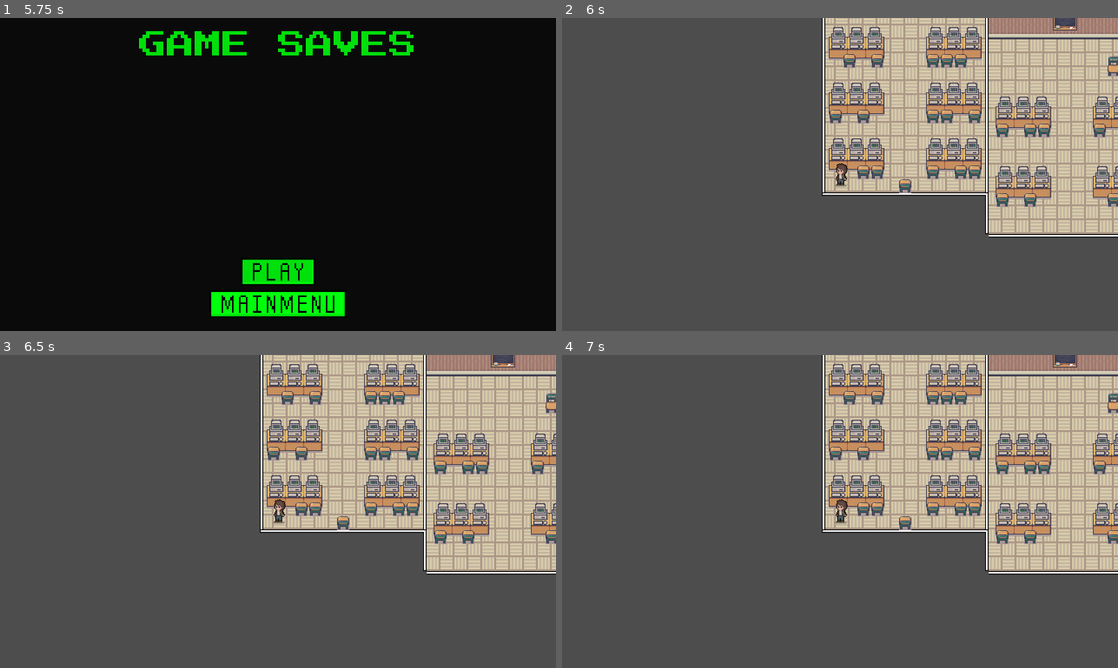
Above: before the commit, frames 1-4 (two rows, left to right).
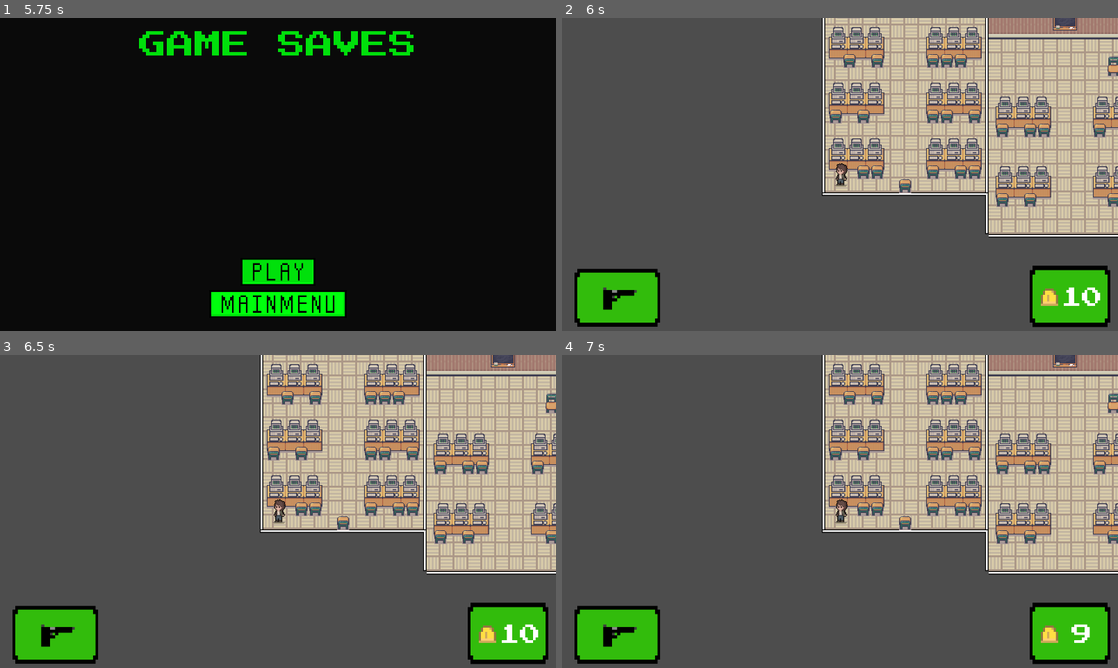
Above: after the commit, the same moments.

Repository: Smitebite/GameDev-Introduction
Game: Godot game, scene res://scenes/main_menu.tscn
Same seed, same stepped clock (60 frames per second), same inputs: the game is played once before the commit and once after it.
Inputs (mouse positions are in pixels of both pictures, inside the frame that each line leads up to):
- Up to frame 1 (5.75 s): click (383, 287) at 0.5 s; click (278, 302) at 1.25 s; click (172, 287) at 2 s; click (278, 302) at 2.75 s; click (278, 271) at 3.5 s; click (278, 302) at 4.25 s; click (278, 271) at 5 s
- Up to frame 2 (6 s): click (840, 271) at 5.75 s
- Up to frame 3 (6.5 s): no input
- Up to frame 4 (7 s): click (617, 639) at 6.52 s

Frame 1 is identical in both runs. In frame 2, 5.6% of the frame differs, in the area x 2-99%, y 79-99%; in frame 3, 5.6%; in frame 4, 5.6%.

Commit message:
nico merge

Diff:
--- a/project.godot
+++ b/project.godot
@@ -18,6 +18,7 @@
 [autoload]
 
 global="*res://scripts/global.gd"
+Music="*res://scenes/music.tscn"
 
 [display]
 
--- /dev/null
+++ b/scenes/HUD.tscn
@@ -0,0 +1,68 @@
+[gd_scene load_steps=6 format=3 uid="uid://b8tdo1asku2m1"]
+
+[ext_resource type="Texture2D" uid="uid://dq0ug7y1bgloy" path="res://assets/ui/weaponbox.png" id="1_4dv7s"]
+[ext_resource type="Texture2D" uid="uid://ql8107a7k50r" path="res://assets/ui/pistol.png" id="2_1v512"]
+[ext_resource type="Texture2D" uid="uid://lxyopiwxda4n" path="res://assets/character/bulletone.png" id="3_1ky5q"]
+[ext_resource type="FontFile" uid="uid://dk8yb3j0hbd1" path="res://PressStart2P-Regular.ttf" id="3_a3rs0"]
+[ext_resource type="Script" path="res://scripts/ammo_count.gd" id="4_86dfb"]
+
+[node name="Hud" type="CanvasLayer"]
+
+[node name="TextureRect" type="TextureRect" parent="."]
+anchors_preset = 2
+anchor_top = 1.0
+anchor_bottom = 1.0
+offset_left = 29.0
+offset_top = -153.0
+offset_right = 226.0
+grow_vertical = 0
+texture = ExtResource("1_4dv7s")
+expand_mode = 5
+
+[node name="TextureButton" type="TextureButton" parent="TextureRect"]
+layout_mode = 0
+offset_left = -4.0
+offset_top = 27.0
+offset_right = 201.0
+offset_bottom = 155.0
+texture_normal = ExtResource("2_1v512")
+stretch_mode = 4
+
+[node name="TextureRect2" type="TextureRect" parent="."]
+anchors_preset = 2
+anchor_top = 1.0
+anchor_bottom = 1.0
+offset_left = 1077.0
+offset_top = -160.0
+offset_right = 1262.0
+offset_bottom = 1.0
+grow_vertical = 0
+texture = ExtResource("1_4dv7s")
+expand_mode = 5
+
+[node name="AmmoCount" type="Label" parent="TextureRect2"]
+layout_mode = 1
+anchors_preset = -1
+anchor_left = 0.102
+anchor_top = 0.188
+anchor_right = 0.973
+anchor_bottom = 0.888
+offset_left = 30.13
+offset_top = -3.268
+offset_right = 10.995
+offset_bottom = 0.0319824
+theme_override_fonts/font = ExtResource("3_a3rs0")
+theme_override_font_sizes/font_size = 48
+text = "0"
+horizontal_alignment = 1
+vertical_alignment = 1
+script = ExtResource("4_86dfb")
+
+[node name="TextureButton" type="TextureButton" parent="TextureRect2"]
+layout_mode = 0
+offset_left = 25.0
+offset_top = 62.0
+offset_right = 81.0
+offset_bottom = 102.0
+texture_normal = ExtResource("3_1ky5q")
+stretch_mode = 4
--- a/scenes/eaton_1.tscn
+++ b/scenes/eaton_1.tscn
@@ -15,6 +15,8 @@
 [ext_resource type="Script" path="res://scripts/shooting_system.gd" id="11_ok7bb"]
 [ext_resource type="Script" path="res://scenes/transition_to_eaton_g_point.gd" id="12_acbro"]
 [ext_resource type="Texture2D" uid="uid://ddjgtkt3dymua" path="res://assets/character/character_walk_pistol.png" id="13_8yuam"]
+[ext_resource type="AudioStream" uid="uid://ci7c5wgdmgbfq" path="res://assets/sounds/pistol_shot.mp3" id="16_4ohlj"]
+[ext_resource type="PackedScene" uid="uid://b8tdo1asku2m1" path="res://scenes/HUD.tscn" id="17_6eru8"]
 
 [sub_resource type="TileSetAtlasSource" id="TileSetAtlasSource_tptof"]
 texture = ExtResource("2_2n0rq")
@@ -4466,6 +4468,122 @@
 "values": [0]
 }
 
+[sub_resource type="Animation" id="Animation_nicbq"]
+resource_name = "Shoot_back_pistol"
+length = 0.4
+loop_mode = 1
+tracks/0/type = "value"
+tracks/0/imported = false
+tracks/0/enabled = true
+tracks/0/path = NodePath("AnimatedSprite2D:animation")
+tracks/0/interp = 1
+tracks/0/loop_wrap = true
+tracks/0/keys = {
+"times": PackedFloat32Array(0),
+"transitions": PackedFloat32Array(1),
+"update": 1,
+"values": [&"Shoot_back_pistol"]
+}
+tracks/1/type = "value"
+tracks/1/imported = false
+tracks/1/enabled = true
+tracks/1/path = NodePath("AnimatedSprite2D:frame")
+tracks/1/interp = 1
+tracks/1/loop_wrap = true
+tracks/1/keys = {
+"times": PackedFloat32Array(0, 0.1, 0.2, 0.3),
+"transitions": PackedFloat32Array(1, 1, 1, 1),
+"update": 1,
+"values": [0, 1, 2, 3]
+}
+
+[sub_resource type="Animation" id="Animation_2kxfj"]
+resource_name = "Shoot_front_pistol"
+length = 0.4
+loop_mode = 1
+tracks/0/type = "value"
+tracks/0/imported = false
+tracks/0/enabled = true
+tracks/0/path = NodePath("AnimatedSprite2D:animation")
+tracks/0/interp = 1
+tracks/0/loop_wrap = true
+tracks/0/keys = {
+"times": PackedFloat32Array(0),
+"transitions": PackedFloat32Array(1),
+"update": 1,
+"values": [&"Shoot_front_pistol"]
+}
+tracks/1/type = "value"
+tracks/1/imported = false
+tracks/1/enabled = true
+tracks/1/path = NodePath("AnimatedSprite2D:frame")
+tracks/1/interp = 1
+tracks/1/loop_wrap = true
+tracks/1/keys = {
+"times": PackedFloat32Array(0, 0.1, 0.2, 0.3),
+"transitions": PackedFloat32Array(1, 1, 1, 1),
+"update": 1,
+"values": [0, 1, 2, 3]
+}
+
+[sub_resource type="Animation" id="Animation_siysa"]
+resource_name = "Shoot_left_pistol"
+length = 0.4
+loop_mode = 1
+tracks/0/type = "value"
+tracks/0/imported = false
+tracks/0/enabled = true
+tracks/0/path = NodePath("AnimatedSprite2D:animation")
+tracks/0/interp = 1
+tracks/0/loop_wrap = true
+tracks/0/keys = {
+"times": PackedFloat32Array(0),
+"transitions": PackedFloat32Array(1),
+"update": 1,
+"values": [&"Shoot_left_pistol"]
+}
+tracks/1/type = "value"
+tracks/1/imported = false
+tracks/1/enabled = true
+tracks/1/path = NodePath("AnimatedSprite2D:frame")
+tracks/1/interp = 1
+tracks/1/loop_wrap = true
+tracks/1/keys = {
+"times": PackedFloat32Array(0, 0.1, 0.2, 0.3),
+"transitions": PackedFloat32Array(1, 1, 1, 1),
+"update": 1,
+"values": [0, 1, 2, 3]
+}
+
+[sub_resource type="Animation" id="Animation_lhehd"]
+resource_name = "Shoot_right_pistol"
+length = 0.4
+loop_mode = 1
+tracks/0/type = "value"
+tracks/0/imported = false
+tracks/0/enabled = true
+tracks/0/path = NodePath("AnimatedSprite2D:animation")
+tracks/0/interp = 1
+tracks/0/loop_wrap = true
+tracks/0/keys = {
+"times": PackedFloat32Array(0),
+"transitions": PackedFloat32Array(1),
+"update": 1,
+"values": [&"Shoot_right_pistol"]
+}
+tracks/1/type = "value"
+tracks/1/imported = false
+tracks/1/enabled = true
+tracks/1/path = NodePath("AnimatedSprite2D:frame")
+tracks/1/interp = 1
+tracks/1/loop_wrap = true
+tracks/1/keys = {
+"times": PackedFloat32Array(0, 0.1, 0.2, 0.3),
+"transitions": PackedFloat32Array(1, 1, 1, 1),
+"update": 1,
+"values": [0, 1, 2, 3]
+}
+
 [sub_resource type="Animation" id="Animation_rj07g"]
 resource_name = "Walk_back"
 length = 0.4
@@ -4814,122 +4932,6 @@
 "values": [0, 0, 1, 1]
 }
 
-[sub_resource type="Animation" id="Animation_siysa"]
-resource_name = "Shoot_left_pistol"
-length = 0.4
-loop_mode = 1
-tracks/0/type = "value"
-tracks/0/imported = false
-tracks/0/enabled = true
-tracks/0/path = NodePath("AnimatedSprite2D:animation")
-tracks/0/interp = 1
-tracks/0/loop_wrap = true
-tracks/0/keys = {
-"times": PackedFloat32Array(0),
-"transitions": PackedFloat32Array(1),
-"update": 1,
-"values": [&"Shoot_left_pistol"]
-}
-tracks/1/type = "value"
-tracks/1/imported = false
-tracks/1/enabled = true
-tracks/1/path = NodePath("AnimatedSprite2D:frame")
-tracks/1/interp = 1
-tracks/1/loop_wrap = true
-tracks/1/keys = {
-"times": PackedFloat32Array(0, 0.1, 0.2, 0.3),
-"transitions": PackedFloat32Array(1, 1, 1, 1),
-"update": 1,
-"values": [0, 1, 2, 3]
-}
-
-[sub_resource type="Animation" id="Animation_lhehd"]
-resource_name = "Shoot_right_pistol"
-length = 0.4
-loop_mode = 1
-tracks/0/type = "value"
-tracks/0/imported = false
-tracks/0/enabled = true
-tracks/0/path = NodePath("AnimatedSprite2D:animation")
-tracks/0/interp = 1
-tracks/0/loop_wrap = true
-tracks/0/keys = {
-"times": PackedFloat32Array(0),
-"transitions": PackedFloat32Array(1),
-"update": 1,
-"values": [&"Shoot_right_pistol"]
-}
-tracks/1/type = "value"
-tracks/1/imported = false
-tracks/1/enabled = true
-tracks/1/path = NodePath("AnimatedSprite2D:frame")
-tracks/1/interp = 1
-tracks/1/loop_wrap = true
-tracks/1/keys = {
-"times": PackedFloat32Array(0, 0.1, 0.2, 0.3),
-"transitions": PackedFloat32Array(1, 1, 1, 1),
-"update": 1,
-"values": [0, 1, 2, 3]
-}
-
-[sub_resource type="Animation" id="Animation_2kxfj"]
-resource_name = "Shoot_front_pistol"
-length = 0.4
-loop_mode = 1
-tracks/0/type = "value"
-tracks/0/imported = false
-tracks/0/enabled = true
-tracks/0/path = NodePath("AnimatedSprite2D:animation")
-tracks/0/interp = 1
-tracks/0/loop_wrap = true
-tracks/0/keys = {
-"times": PackedFloat32Array(0),
-"transitions": PackedFloat32Array(1),
-"update": 1,
-"values": [&"Shoot_front_pistol"]
-}
-tracks/1/type = "value"
-tracks/1/imported = false
-tracks/1/enabled = true
-tracks/1/path = NodePath("AnimatedSprite2D:frame")
-tracks/1/interp = 1
-tracks/1/loop_wrap = true
-tracks/1/keys = {
-"times": PackedFloat32Array(0, 0.1, 0.2, 0.3),
-"transitions": PackedFloat32Array(1, 1, 1, 1),
-"update": 1,
-"values": [0, 1, 2, 3]
-}
-
-[sub_resource type="Animation" id="Animation_nicbq"]
-resource_name = "Shoot_back_pistol"
-length = 0.4
-loop_mode = 1
-tracks/0/type = "value"
-tracks/0/imported = false
-tracks/0/enabled = true
-tracks/0/path = NodePath("AnimatedSprite2D:animation")
-tracks/0/interp = 1
-tracks/0/loop_wrap = true
-tracks/0/keys = {
-"times": PackedFloat32Array(0),
-"transitions": PackedFloat32Array(1),
-"update": 1,
-"values": [&"Shoot_back_pistol"]
-}
-tracks/1/type = "value"
-tracks/1/imported = false
-tracks/1/enabled = true
-tracks/1/path = NodePath("AnimatedSprite2D:frame")
-tracks/1/interp = 1
-tracks/1/loop_wrap = true
-tracks/1/keys = {
-"times": PackedFloat32Array(0, 0.1, 0.2, 0.3),
-"transitions": PackedFloat32Array(1, 1, 1, 1),
-"update": 1,
-"values": [0, 1, 2, 3]
-}
-
 [sub_resource type="AnimationLibrary" id="AnimationLibrary_cy58q"]
 _data = {
 "Death_back": SubResource("Animation_q7nhn"),
@@ -5323,6 +5325,9 @@
 [node name="ShootingSystem" type="Marker2D" parent="Character"]
 script = ExtResource("11_ok7bb")
 
+[node name="Gunshot" type="AudioStreamPlayer" parent="Character/ShootingSystem"]
+stream = ExtResource("16_4ohlj")
+
 [node name="player_hitbox" type="Area2D" parent="Character"]
 
 [node name="CollisionShape2D" type="CollisionShape2D" parent="Character/player_hitbox"]
@@ -5342,6 +5347,8 @@
 show_percentage = false
 metadata/_edit_use_anchors_ = true
 
+[node name="Hud" parent="." instance=ExtResource("17_6eru8")]
+
 [connection signal="body_entered" from="transition_to_eaton_g_point" to="transition_to_eaton_g_point" method="_on_body_entered"]
 [connection signal="body_entered" from="Character/player_hitbox" to="Character" method="_on_player_hitbox_body_entered"]
 [connection signal="body_exited" from="Character/player_hitbox" to="Character" method="_on_player_hitbox_body_exited"]
--- a/scenes/eaton_g.tscn
+++ b/scenes/eaton_g.tscn
@@ -15,11 +15,13 @@
 [ext_resource type="Texture2D" uid="uid://ddjgtkt3dymua" path="res://assets/character/character_walk_pistol.png" id="12_2v38o"]
 [ext_resource type="Script" path="res://scripts/Enemy.gd" id="12_282t6"]
 [ext_resource type="Texture2D" uid="uid://crg1q55sd4eyh" path="res://assets/zombie/zombie_attack.png" id="13_b4p3h"]
+[ext_resource type="AudioStream" uid="uid://ci7c5wgdmgbfq" path="res://assets/sounds/pistol_shot.mp3" id="14_5g5h6"]
 [ext_resource type="Texture2D" uid="uid://10jco07iqwb4" path="res://assets/zombie/zombie_death.png" id="14_jod5r"]
 [ext_resource type="Texture2D" uid="uid://dm74xr561g6vl" path="res://assets/zombie/zombie_idle.png" id="15_75wrm"]
 [ext_resource type="Texture2D" uid="uid://c5wake5573lo7" path="res://assets/zombie/zombie_walk.png" id="16_iluws"]
 [ext_resource type="PackedScene" uid="uid://c8xtm4apeuo3e" path="res://scenes/bullet.tscn" id="17_642bl"]
 [ext_resource type="PackedScene" uid="uid://bspwmmi7xc8cy" path="res://scenes/npc.tscn" id="18_rf5qo"]
+[ext_resource type="PackedScene" uid="uid://b8tdo1asku2m1" path="res://scenes/HUD.tscn" id="22_en4lp"]
 
 [sub_resource type="TileSetAtlasSource" id="TileSetAtlasSource_qj60j"]
 texture = ExtResource("2_15i8c")
@@ -2958,6 +2960,122 @@
 "values": [0]
 }
 
+[sub_resource type="Animation" id="Animation_nicbq"]
+resource_name = "Shoot_back_pistol"
+length = 0.4
+loop_mode = 1
+tracks/0/type = "value"
+tracks/0/imported = false
+tracks/0/enabled = true
+tracks/0/path = NodePath("AnimatedSprite2D:animation")
+tracks/0/interp = 1
+tracks/0/loop_wrap = true
+tracks/0/keys = {
+"times": PackedFloat32Array(0),
+"transitions": PackedFloat32Array(1),
+"update": 1,
+"values": [&"Shoot_back_pistol"]
+}
+tracks/1/type = "value"
+tracks/1/imported = false
+tracks/1/enabled = true
+tracks/1/path = NodePath("AnimatedSprite2D:frame")
+tracks/1/interp = 1
+tracks/1/loop_wrap = true
+tracks/1/keys = {
+"times": PackedFloat32Array(0, 0.1, 0.2, 0.3),
+"transitions": PackedFloat32Array(1, 1, 1, 1),
+"update": 1,
+"values": [0, 1, 2, 3]
+}
+
+[sub_resource type="Animation" id="Animation_2kxfj"]
+resource_name = "Shoot_front_pistol"
+length = 0.4
+loop_mode = 1
+tracks/0/type = "value"
+tracks/0/imported = false
+tracks/0/enabled = true
+tracks/0/path = NodePath("AnimatedSprite2D:animation")
+tracks/0/interp = 1
+tracks/0/loop_wrap = true
+tracks/0/keys = {
+"times": PackedFloat32Array(0),
+"transitions": PackedFloat32Array(1),
+"update": 1,
+"values": [&"Shoot_front_pistol"]
+}
+tracks/1/type = "value"
+tracks/1/imported = false
+tracks/1/enabled = true
+tracks/1/path = NodePath("AnimatedSprite2D:frame")
+tracks/1/interp = 1
+tracks/1/loop_wrap = true
+tracks/1/keys = {
+"times": PackedFloat32Array(0, 0.1, 0.2, 0.3),
+"transitions": PackedFloat32Array(1, 1, 1, 1),
+"update": 1,
+"values": [0, 1, 2, 3]
+}
+
+[sub_resource type="Animation" id="Animation_siysa"]
+resource_name = "Shoot_left_pistol"
+length = 0.4
+loop_mode = 1
+tracks/0/type = "value"
+tracks/0/imported = false
+tracks/0/enabled = true
+tracks/0/path = NodePath("AnimatedSprite2D:animation")
+tracks/0/interp = 1
+tracks/0/loop_wrap = true
+tracks/0/keys = {
+"times": PackedFloat32Array(0),
+"transitions": PackedFloat32Array(1),
+"update": 1,
+"values": [&"Shoot_left_pistol"]
+}
+tracks/1/type = "value"
+tracks/1/imported = false
+tracks/1/enabled = true
+tracks/1/path = NodePath("AnimatedSprite2D:frame")
+tracks/1/interp = 1
+tracks/1/loop_wrap = true
+tracks/1/keys = {
+"times": PackedFloat32Array(0, 0.1, 0.2, 0.3),
+"transitions": PackedFloat32Array(1, 1, 1, 1),
+"update": 1,
+"values": [0, 1, 2, 3]
+}
+
+[sub_resource type="Animation" id="Animation_lhehd"]
+resource_name = "Shoot_right_pistol"
+length = 0.4
+loop_mode = 1
+tracks/0/type = "value"
+tracks/0/imported = false
+tracks/0/enabled = true
+tracks/0/path = NodePath("AnimatedSprite2D:animation")
+tracks/0/interp = 1
+tracks/0/loop_wrap = true
+tracks/0/keys = {
+"times": PackedFloat32Array(0),
+"transitions": PackedFloat32Array(1),
+"update": 1,
+"values": [&"Shoot_right_pistol"]
+}
+tracks/1/type = "value"
+tracks/1/imported = false
+tracks/1/enabled = true
+tracks/1/path = NodePath("AnimatedSprite2D:frame")
+tracks/1/interp = 1
+tracks/1/loop_wrap = true
+tracks/1/keys = {
+"times": PackedFloat32Array(0, 0.1, 0.2, 0.3),
+"transitions": PackedFloat32Array(1, 1, 1, 1),
+"update": 1,
+"values": [0, 1, 2, 3]
+}
+
 [sub_resource type="Animation" id="Animation_rj07g"]
 resource_name = "Walk_back"
 length = 0.4
@@ -3304,122 +3422,6 @@
 "transitions": PackedFloat32Array(1, 1, 1, 1),
 "update": 1,
 "values": [0, 0, 1, 1]
-}
-
-[sub_resource type="Animation" id="Animation_siysa"]
-resource_name = "Shoot_left_pistol"
-length = 0.4
-loop_mode = 1
-tracks/0/type = "value"
-tracks/0/imported = false
-tracks/0/enabled = true
-tracks/0/path = NodePath("AnimatedSprite2D:animation")
-tracks/0/interp = 1
-tracks/0/loop_wrap = true
-tracks/0/keys = {
-"times": PackedFloat32Array(0),
-"transitions": PackedFloat32Array(1),
-"update": 1,
-"values": [&"Shoot_left_pistol"]
-}
-tracks/1/type = "value"
-tracks/1/imported = false
-tracks/1/enabled = true
-tracks/1/path = NodePath("AnimatedSprite2D:frame")
-tracks/1/interp = 1
-tracks/1/loop_wrap = true
-tracks/1/keys = {
-"times": PackedFloat32Array(0, 0.1, 0.2, 0.3),
-"transitions": PackedFloat32Array(1, 1, 1, 1),
-"update": 1,
-"values": [0, 1, 2, 3]
-}
-
-[sub_resource type="Animation" id="Animation_lhehd"]
-resource_name = "Shoot_right_pistol"
-length = 0.4
-loop_mode = 1
-tracks/0/type = "value"
-tracks/0/imported = false
-tracks/0/enabled = true
-tracks/0/path = NodePath("AnimatedSprite2D:animation")
-tracks/0/interp = 1
-tracks/0/loop_wrap = true
-tracks/0/keys = {
-"times": PackedFloat32Array(0),
-"transitions": PackedFloat32Array(1),
-"update": 1,
-"values": [&"Shoot_right_pistol"]
-}
-tracks/1/type = "value"
-tracks/1/imported = false
-tracks/1/enabled = true
-tracks/1/path = NodePath("AnimatedSprite2D:frame")
-tracks/1/interp = 1
-tracks/1/loop_wrap = true
-tracks/1/keys = {
-"times": PackedFloat32Array(0, 0.1, 0.2, 0.3),
-"transitions": PackedFloat32Array(1, 1, 1, 1),
-"update": 1,
-"values": [0, 1, 2, 3]
-}
-
-[sub_resource type="Animation" id="Animation_2kxfj"]
-resource_name = "Shoot_front_pistol"
-length = 0.4
-loop_mode = 1
-tracks/0/type = "value"
-tracks/0/imported = false
-tracks/0/enabled = true
-tracks/0/path = NodePath("AnimatedSprite2D:animation")
-tracks/0/interp = 1
-tracks/0/loop_wrap = true
-tracks/0/keys = {
-"times": PackedFloat32Array(0),
-"transitions": PackedFloat32Array(1),
-"update": 1,
-"values": [&"Shoot_front_pistol"]
-}
-tracks/1/type = "value"
-tracks/1/imported = false
-tracks/1/enabled = true
-tracks/1/path = NodePath("AnimatedSprite2D:frame")
-tracks/1/interp = 1
-tracks/1/loop_wrap = true
-tracks/1/keys = {
-"times": PackedFloat32Array(0, 0.1, 0.2, 0.3),
-"transitions": PackedFloat32Array(1, 1, 1, 1),
-"update": 1,
-"values": [0, 1, 2, 3]
-}
-
-[sub_resource type="Animation" id="Animation_nicbq"]
-resource_name = "Shoot_back_pistol"
-length = 0.4
-loop_mode = 1
-tracks/0/type = "value"
-tracks/0/imported = false
-tracks/0/enabled = true
-tracks/0/path = NodePath("AnimatedSprite2D:animation")
-tracks/0/interp = 1
-tracks/0/loop_wrap = true
-tracks/0/keys = {
-"times": PackedFloat32Array(0),
-"transitions": PackedFloat32Array(1),
-"update": 1,
-"values": [&"Shoot_back_pistol"]
-}
-tracks/1/type = "value"
-tracks/1/imported = false
-tracks/1/enabled = true
-tracks/1/path = NodePath("AnimatedSprite2D:frame")
-tracks/1/interp = 1
-tracks/1/loop_wrap = true
-tracks/1/keys = {
-"times": PackedFloat32Array(0, 0.1, 0.2, 0.3),
-"transitions": PackedFloat32Array(1, 1, 1, 1),
-"update": 1,
-"values": [0, 1, 2, 3]
 }
 
 [sub_resource type="AnimationLibrary" id="AnimationLibrary_cy58q"]
@@ -4677,6 +4679,9 @@
 [node name="ShootingSystem" type="Marker2D" parent="Character"]
 script = ExtResource("6_8q2rr")
 
+[node name="Gunshot" type="AudioStreamPlayer2D" parent="Character/ShootingSystem"]
+stream = ExtResource("14_5g5h6")
+
 [node name="player_hitbox" type="Area2D" parent="Character"]
 
 [node name="CollisionShape2D" type="CollisionShape2D" parent="Character/player_hitbox"]
@@ -4914,6 +4919,8 @@
 
 [node name="CollisionPolygon2D6" type="CollisionPolygon2D" parent="collisions"]
 polygon = PackedVector2Array(691, 355, 690, 355, 690, 499, 692, 498, 692, 355)
+
+[node name="Hud" parent="." instance=ExtResource("22_en4lp")]
 
 [connection signal="body_entered" from="Character/player_hitbox" to="Character" method="_on_player_hitbox_body_entered"]
 [connection signal="body_exited" from="Character/player_hitbox" to="Character" method="_on_player_hitbox_body_exited"]
--- /dev/null
+++ b/scenes/music.tscn
@@ -0,0 +1,8 @@
+[gd_scene load_steps=2 format=3 uid="uid://d05jb8bnhxqsg"]
+
+[ext_resource type="AudioStream" uid="uid://bkqtsca7c1jh1" path="res://assets/sounds/Reborn - Main Menu.mp3" id="1_qkvox"]
+
+[node name="Music" type="AudioStreamPlayer2D"]
+stream = ExtResource("1_qkvox")
+volume_db = -9.369
+autoplay = true
--- /dev/null
+++ b/scripts/ammo_count.gd
@@ -0,0 +1,44 @@
+extends Label
+
+var magazine_size = 10
+var ammo_count = magazine_size
+var reload_status = false
+var reload_time = .75
+
+# Called when the node enters the scene tree for the first time.
+func _ready():
+	text = str(ammo_count)
+	pass # Replace with function body.
+
+
+# Called every frame. 'delta' is the elapsed time since the previous frame.
+func _process(delta):
+	pass
+
+func _input(event):
+	if Input.is_action_just_pressed("Shoot"):
+		shoot()
+
+	if Input.is_action_just_pressed("Reload"):
+		reload()
+
+
+func done_reload():
+	ammo_count = 10
+	text = str(ammo_count)
+	reload_status = false
+
+func shoot():
+	if ammo_count > 0:
+		if reload_status:
+			pass
+		else:
+			ammo_count -= 1
+			if ammo_count == 0:
+				reload()
+	else:
+		reload()
+	text = str(ammo_count)
+func reload():
+	reload_status = true
+	get_tree().create_timer(reload_time, false).timeout.connect(func(): done_reload())
--- a/scripts/shooting_system.gd
+++ b/scripts/shooting_system.gd
@@ -3,11 +3,10 @@
 
 class_name ShootingSystem
 
-signal shot
+signal shot(ammo_in_magazine: int)
 signal gun_reload(ammo_in_magazine: int, ammo_left: int)
 var reload_time = 1
 var reload_status = false
-var shooting_enabled = false
 
 @export var magazine_size = 10
 @export var ammo_in_magazine = 0
@@ -16,15 +15,11 @@
 func _ready():
 	ammo_in_magazine = magazine_size
 
-#Changed Shoot event to a shoot Toggle to make anitmations easier
-func _input(_event):
-	if Input.is_action_just_pressed("Shoot_Toggle"):
-		shooting_enabled = not shooting_enabled
-	elif Input.is_action_just_pressed("Shoot") and shooting_enabled:
-		if Input.is_action_just_pressed("Shoot"):
-			shoot()
-		if Input.is_action_just_pressed("Reload"):
-			reload()
+func _input(event):
+	if Input.is_action_just_pressed("Shoot"):
+		shoot()
+	if Input.is_action_just_pressed("Reload"):
+		reload()
 
 func reload():
 	if reload_status == true:
@@ -39,6 +34,7 @@
 		reload()
 		return
 	else:
+		$Gunshot.play()
 		var bullet = bullet_scene.instantiate() as Bullet
 		get_tree().root.add_child(bullet)
 		var move_direction = (get_global_mouse_position() - global_position).normalized()
@@ -47,6 +43,9 @@
 		bullet.rotation = move_direction.angle()
 
 		ammo_in_magazine -= 1
+		emit_signal('shot')
 		print(ammo_in_magazine)
+		if ammo_in_magazine == 0:
+			reload()
 
 # https://www.youtube.com/watch?v=nqaSLUdEPL0
Not shown, added: assets/sounds/Reborn - Main Menu.mp3.import
Not shown, added: assets/sounds/pistol_shot.mp3.import
Not shown, added: assets/sounds/shotgun_shot.mp3.import
Binary file added: assets/ui/pistol.png
Not shown, added: assets/ui/pistol.png.import
Binary file added: assets/ui/weaponbox.png
Not shown, added: assets/ui/weaponbox.png.import
Not shown: 1 places in scenes/eaton_1.tscn that only renumber resources
Not shown: 1 places in scenes/eaton_g.tscn that only renumber resources
Not shown, added: assets/sounds/Reborn - Main Menu.mp3
Not shown, added: assets/sounds/pistol_shot.mp3
Not shown, added: assets/sounds/shotgun_shot.mp3
